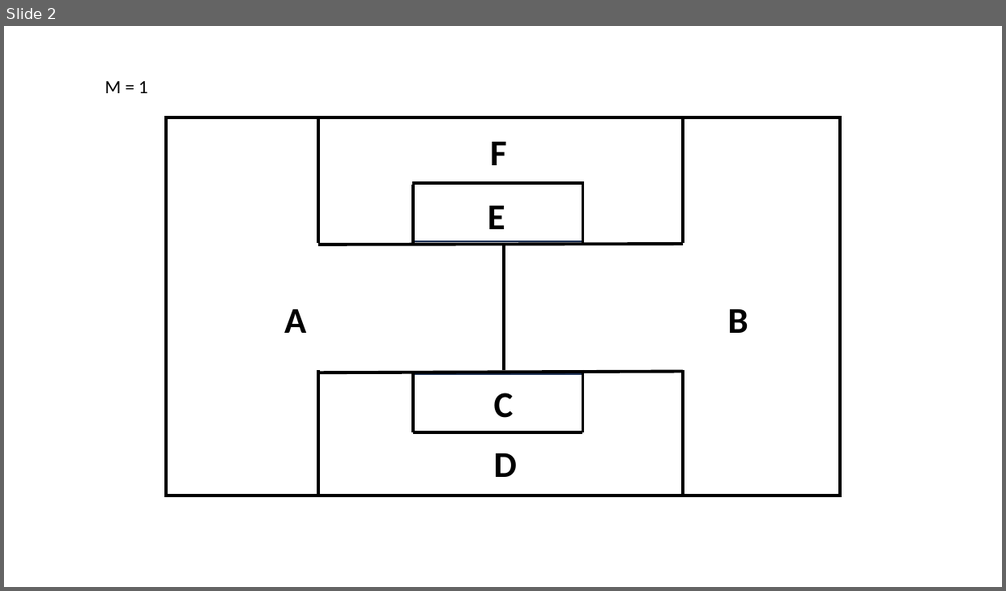
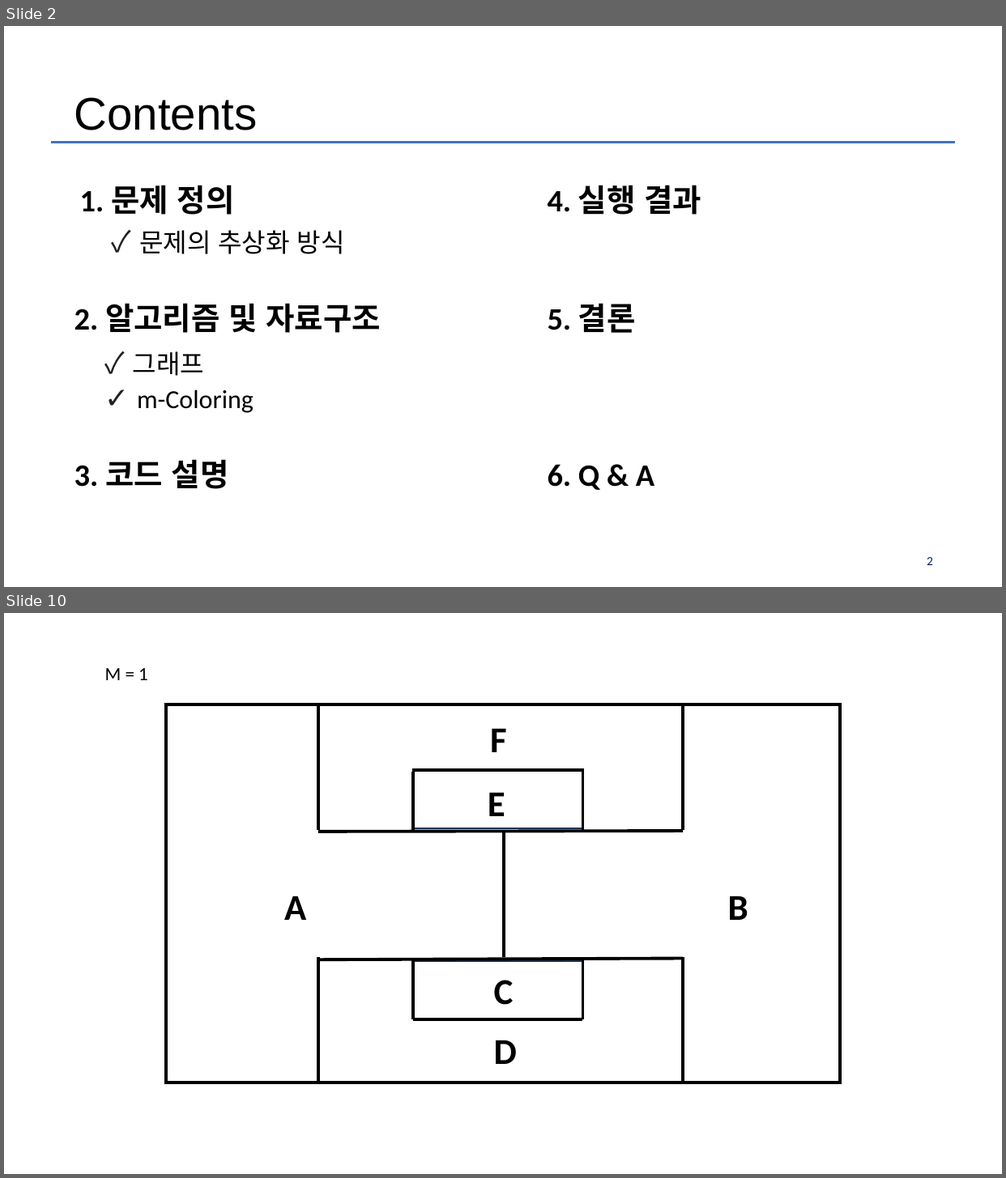
Before and after one commit to Much3m/Exam_Scheduler, a slide deck: project.pptx. Shown one above the other, each under a label of ours: slide 2 before the commit, slides 2 and 10 after it; the slides between them are not shown. The pictures are 1006x591 and 1006x1178 pixels, drawn with LibreOffice and Linux fonts; fonts in the diff are those of the drawing; background and template pictures are left out. Boxes give left, top, right and bottom in pixels: in the first picture for what was removed or moved away, otherwise in the second. Text is boxed around its words. In the diff, an @@ line names an element or a change of style, - is before the commit and + after.

```diff
--- a/project.pptx
+++ b/project.pptx
@@ slide 2 added at [4, 26, 1002, 587], background #FFFFFF @@
@@ text added at [74, 97, 258, 130], 44 pt, text #000000 @@
+Contents
@@ freeform shape added at [51, 142, 955, 142], outline #4471C4 2.5 pt @@
@@ text added at [80, 185, 235, 215], 30 pt, text #000000, bold @@
+1. 문제 정의
@@ text added at [548, 185, 702, 215], 30 pt, text #000000, bold @@
+4. 실행 결과
@@ text added at [139, 230, 345, 254], 25 pt, text #000000 @@
+✓ 문제의 추상화 방식
@@ text added at [74, 303, 381, 333], 30 pt, text #000000, bold @@
+2. 알고리즘 및 자료구조
@@ text added at [548, 303, 636, 333], 30 pt, text #000000, bold @@
+5. 결론
@@ text added at [133, 352, 253, 413], 25 pt, text #000000 @@
+✓ 그래프
+✓ m-Coloring
@@ text added at [74, 459, 229, 489], 30 pt, text #000000, bold @@
+3. 코드 설명
@@ text added at [548, 464, 654, 490], 30 pt, text #000000, bold @@
+6. Q & A
@@ page number added at [927, 557, 933, 565], 12 pt, text #001F5F @@
+2
@@ what was slide 2 is now slide 10 @@
```
Also in this commit, not shown: 1 slide changed, 7 other slides added, 1 other file.
